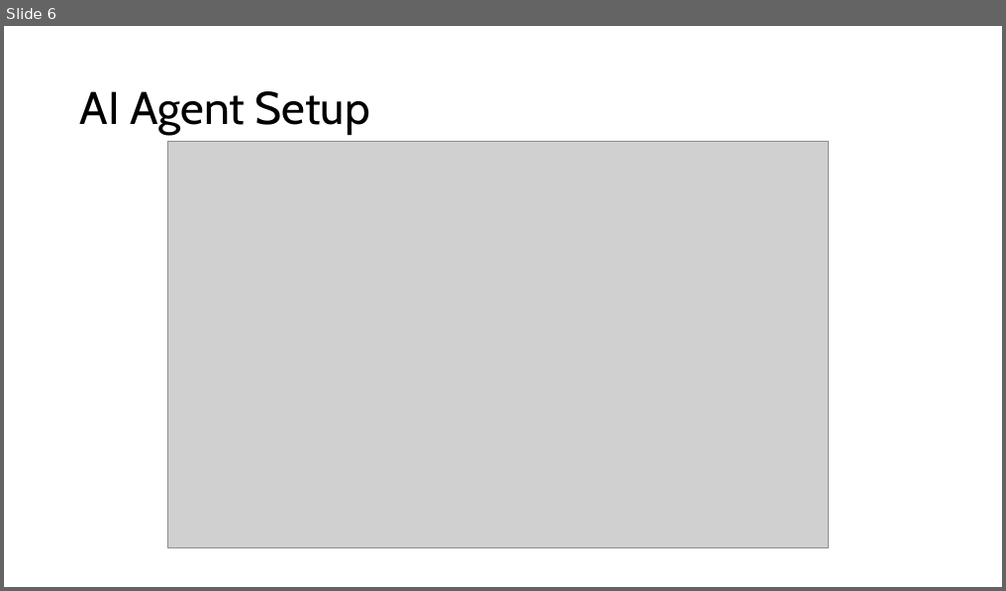
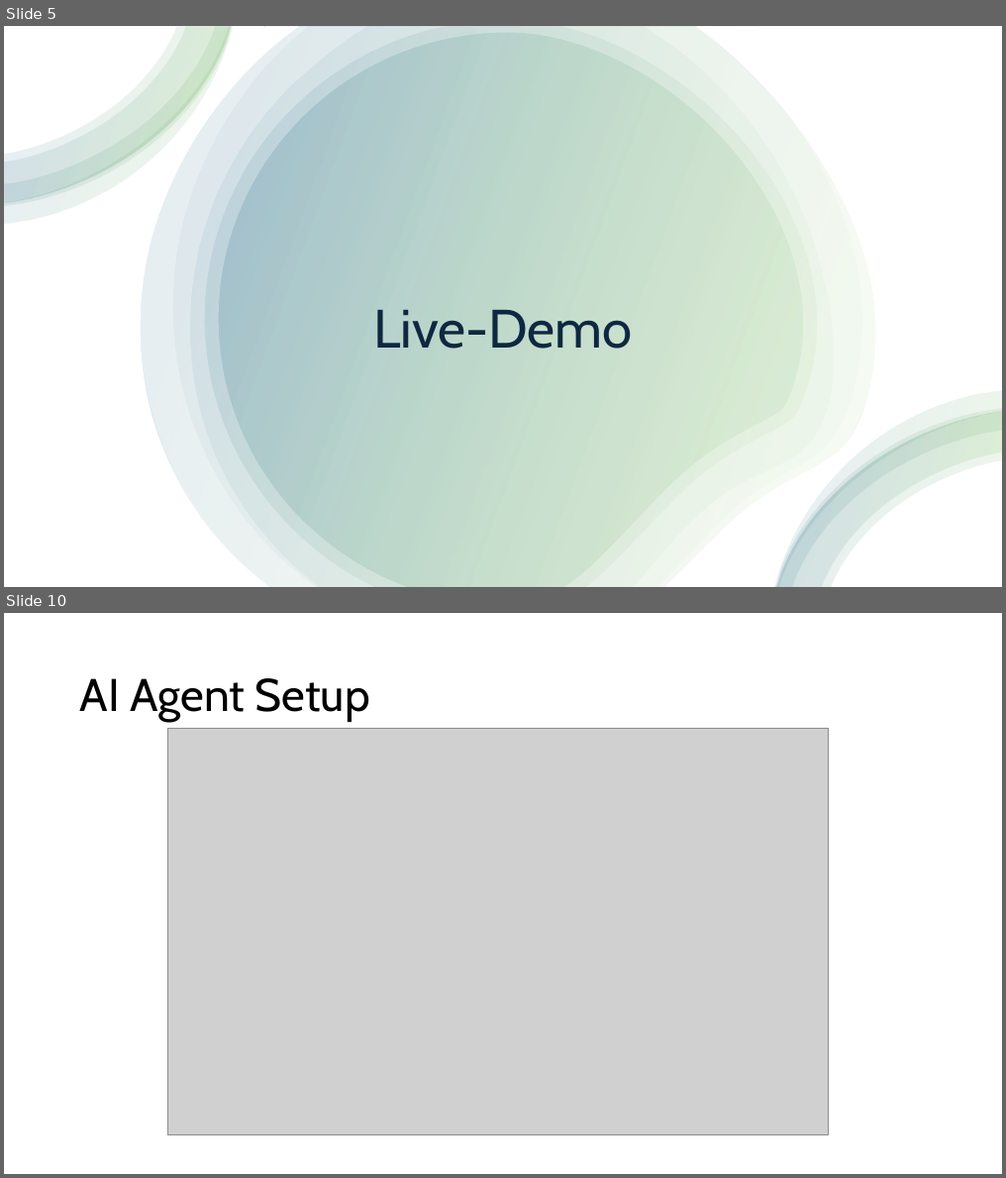
Before and after one commit to susi-dgr/FinalProject-LeaoDanninger, a slide deck: presentation/oms_presentation.pptx. Shown one above the other, each under a label of ours: slide 6 before the commit, slides 5 and 10 after it; the slides between them are not shown. The pictures are 1006x591 and 1006x1178 pixels, drawn with LibreOffice and Linux fonts; fonts in the diff are those of the drawing; grey boxes stand for pictures. Boxes give left, top, right and bottom in pixels: in the first picture for what was removed or moved away, otherwise in the second. Text is boxed around its words. In the diff, an @@ line names an element or a change of style, - is before the commit and + after.

```diff
--- a/presentation/oms_presentation.pptx
+++ b/presentation/oms_presentation.pptx
@@ slide 5 added at (x1=4, y1=26, x2=1002, y2=587), background #FFFFFF @@
@@ rectangle added at (x1=4, y1=26, x2=1002, y2=587), fill #FFFFFF @@
@@ group added at (x1=5, y1=26, x2=233, y2=224): 4 freeform shapes @@
@@ group added at (x1=111, y1=26, x2=911, y2=587): 7 freeform shapes @@
@@ freeform shape added at (x1=127, y1=26, x2=894, y2=587), fill gradient #4EA72E to #156082 @@
@@ title added at (x1=373, y1=309, x2=632, y2=349), 52 pt, text #0E2841 @@
+Live-Demo
@@ group added at (x1=775, y1=390, x2=1002, y2=587): 4 freeform shapes @@
@@ what was slide 6 is now slide 10 @@
```
Also in this commit, not shown: 3 slides changed, 4 other slides added, 1 slide removed, 1 other file.
